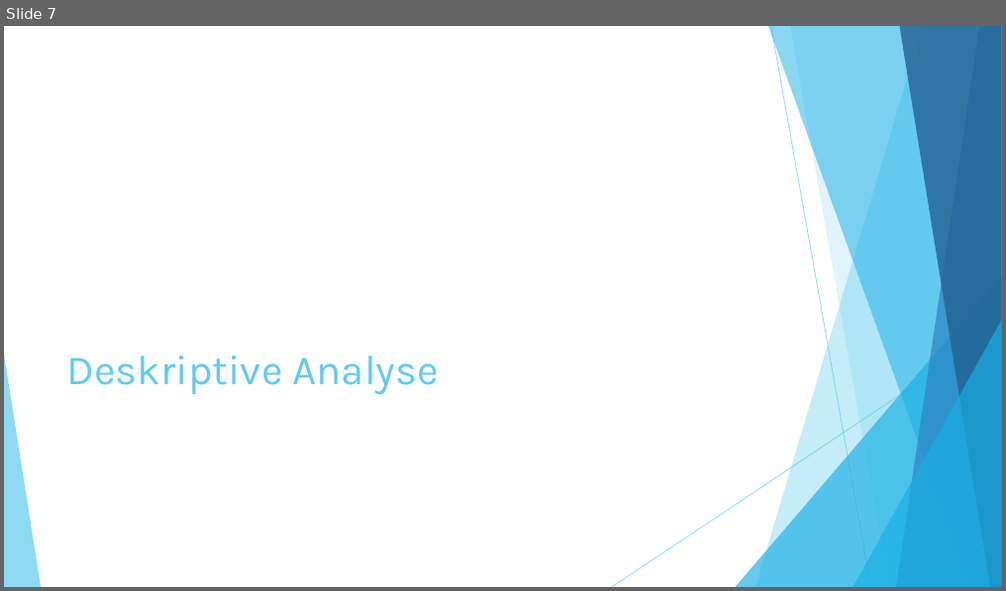
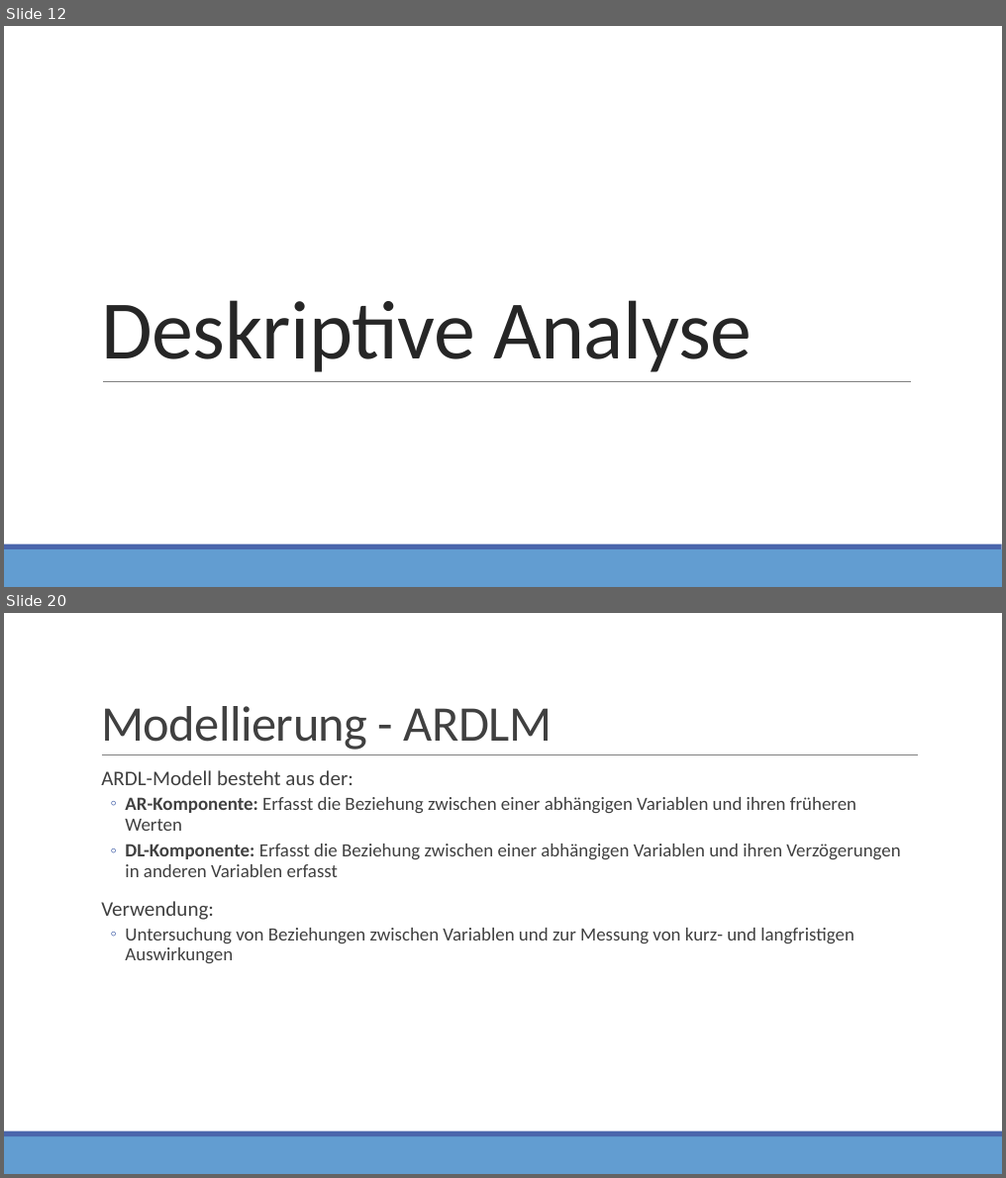
Before and after one commit to StatPrak-Droughts/Drought-Project, a slide deck: Zwischenpräsentation.pptx. Shown one above the other, each under a label of ours: slide 7 before the commit, slides 12 and 20 after it; the slides between them are not shown. The pictures are 1006x591 and 1006x1178 pixels, drawn with LibreOffice and Linux fonts; fonts in the diff are those of the drawing. Boxes give left, top, right and bottom in pixels: in the first picture for what was removed or moved away, otherwise in the second. Text is boxed around its words. In the diff, an @@ line names an element or a change of style, - is before the commit and + after.

```diff
--- a/Zwischenpräsentation.pptx
+++ b/Zwischenpräsentation.pptx
@@ slide 20 added at [4, 613, 1002, 1174], background #FFFFFF; not listed: 2 template elements that a slide beside it also shows @@
@@ title added at [101, 706, 552, 750], 48 pt, text #404040 @@
+Modellierung - ARDLM
@@ line added from (102, 756) to (918, 756), #808080 0.5 pt @@
@@ text added at [101, 770, 900, 964], 18 pt, text #404040 @@
+  ARDL-Modell besteht aus der:
+  ◦ AR-Komponente: Erfasst die Beziehung zwischen einer abhängigen Variablen und ihren früheren Werten
+  ◦ DL-Komponente: Erfasst die Beziehung zwischen einer abhängigen Variablen und ihren Verzögerungen in anderen Variablen erfasst
+  Verwendung:
+  ◦ Untersuchung von Beziehungen zwischen Variablen und zur Messung von kurz- und langfristigen Auswirkungen
@@ what was slide 7 is now slide 12 @@
@@ slide 12 changed as well @@
@@ title "Deskriptive Analyse": place and size @@
-title "Deskriptive Analyse" at [67, 356, 439, 395]
+title "Deskriptive Analyse" at [101, 300, 751, 372]
@@ title "Deskriptive Analyse" at [101, 300, 751, 372]: size 40 to 80 pt, font Karla to Calibri, text colour #5FCBEF to #262626, letter spacing 0 to -0.5 pt; line spacing 1 to 0.85 @@
@@ group removed at [4, 26, 1002, 587]: 5 freeform shapes, 3 triangles, 2 lines @@
@@ line added from (103, 381) to (912, 381), #808080 0.5 pt @@
@@ rectangle added at [4, 550, 1002, 587], fill #629DD1 @@
@@ rectangle added at [4, 545, 1002, 550], fill #4A66AC @@
```
Also in this commit, not shown: 11 other slides changed, 12 other slides added, 7 slides removed.
